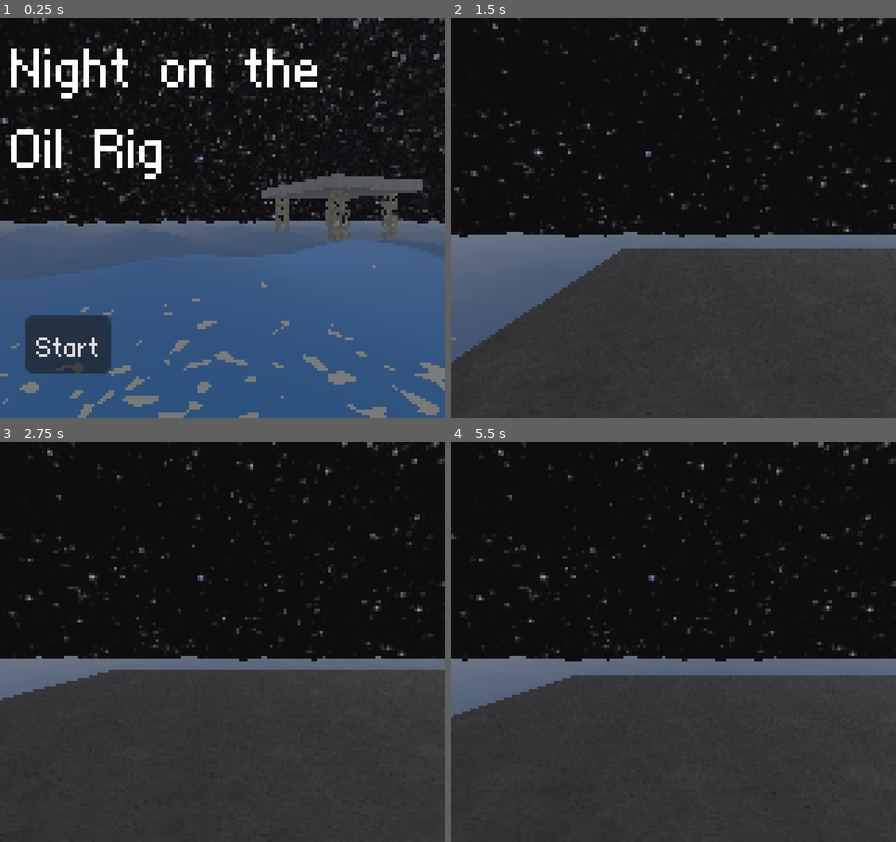
Above: before the commit, frames 1-4 (two rows, left to right).
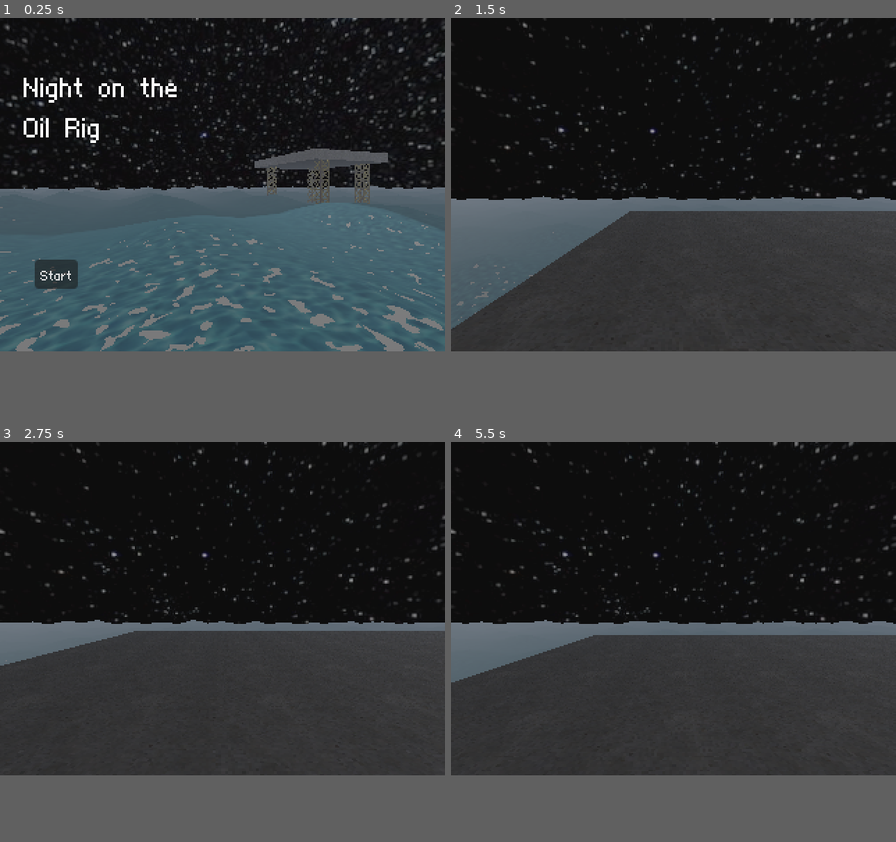
Above: after the commit, the same moments.

Repository: Raccoon-Formality/oil
Game: Godot game, scene res://scenes/world.tscn
Same seed, same stepped clock (60 frames per second), same inputs: the game is played once before the commit and once after it.
Inputs (mouse positions are in pixels of both pictures, inside the frame that each line leads up to):
- Up to frame 1 (0.25 s): no input
- Up to frame 2 (1.5 s): click "Start" at 0.5 s; move the mouse to (771, 198) at 1.27 s; hold Right (ui_right) from 1.28 s (still down)
- Up to frame 3 (2.75 s): move the mouse to (133, 662) at 2.02 s; release Right (ui_right) at 2.03 s; hold Down (ui_down) from 2.03 s (still down)
- Up to frame 4 (5.5 s): move the mouse to (718, 554) at 2.77 s; release Down (ui_down) at 2.78 s; hold Right (ui_right) 2.78-3.53 s; move the mouse to (651, 722) at 3.52 s; hold Up (ui_up) 3.53-4.28 s; move the mouse to (807, 702) at 4.27 s; hold Left (ui_left) from 4.28 s (still down); move the mouse to (540, 582) at 5.02 s
In our replay, the window is 640x576 before the commit and 640x480 after it. These sizes can differ from the game's own. Grey fills any space a smaller window leaves; there, only what the larger window draws over its background counts as a difference.

The runs differ from the first frame. In frame 1, 42% of the frame differs, in the area x 0-100%, y 0-100%; in frame 2, 16%; in frame 3, 15%; in frame 4, 16%.

Commit message:
daddy

Diff:
--- a/project.godot
+++ b/project.godot
@@ -19,8 +19,9 @@
 
 [display]
 
-window/size/viewport_width=160
-window/size/viewport_height=144
+window/size/viewport_width=320
+window/size/viewport_height=240
+window/size/mode=2
 window/stretch/mode="viewport"
 
 [input]
--- a/scenes/world.tscn
+++ b/scenes/world.tscn
@@ -6,6 +6,7 @@
 [ext_resource type="Script" path="res://scripts/player.gd" id="4_8dcdt"]
 [ext_resource type="FontFile" uid="uid://bnpiffg8y85c6" path="res://at01.ttf" id="4_615kh"]
 [ext_resource type="Texture2D" uid="uid://kloo2t2ay5c0" path="res://assets/scafold_small.png" id="4_gb64y"]
+[ext_resource type="Texture2D" uid="uid://c7u78m02m8r2a" path="res://assets/unknown2.png" id="4_isaar"]
 [ext_resource type="Texture2D" uid="uid://dh4fiod8o4lb1" path="res://assets/concrete2_smaller.jpg" id="5_3not1"]
 [ext_resource type="AudioStream" uid="uid://jhkwfsvcx2eu" path="res://assets/waves.wav" id="5_hnpt7"]
 [ext_resource type="Texture2D" uid="uid://dadaf4wtvee2i" path="res://assets/rail.png" id="8_jqje3"]
@@ -47,6 +48,8 @@
 shader = ExtResource("2_p47a0")
 shader_parameter/offset = 0.0
 shader_parameter/amp = 0.33
+shader_parameter/downscale_factor = 3
+shader_parameter/water = ExtResource("4_isaar")
 shader_parameter/noise = SubResource("NoiseTexture2D_nlnfs")
 
 [sub_resource type="PlaneMesh" id="PlaneMesh_lvqvi"]
@@ -235,10 +238,10 @@
 anchors_preset = 15
 anchor_right = 1.0
 anchor_bottom = 1.0
-offset_left = 4.0
-offset_top = -41.0
-offset_right = 4.0
-offset_bottom = -41.0
+offset_left = 17.0
+offset_top = -57.0
+offset_right = 17.0
+offset_bottom = -57.0
 grow_horizontal = 2
 grow_vertical = 2
 theme_override_fonts/font = ExtResource("4_615kh")
@@ -250,10 +253,10 @@
 [node name="Button" type="Button" parent="main_menu/ui_layer/control"]
 texture_filter = 1
 layout_mode = 0
-offset_left = 9.0
-offset_top = 107.0
-offset_right = 40.0
-offset_bottom = 128.0
+offset_left = 25.0
+offset_top = 174.0
+offset_right = 56.0
+offset_bottom = 195.0
 theme_override_fonts/font = ExtResource("4_615kh")
 text = "Start"
 
--- a/shaders/water.gdshader
+++ b/shaders/water.gdshader
@@ -11,9 +11,9 @@
 
 
 uniform float amp: hint_range(0.0, 1.0, 0.01) = 0.1f;
+uniform int downscale_factor = 3;
 
 varying vec3 normal;
-varying vec2 uv;
 float random (vec2 uv2) {
     return fract(sin(dot(uv2.xy,
         vec2(12.9898,78.233))) * 43758.5453123);
@@ -31,7 +31,7 @@
 	float t = cos((UV.y + TIME * 0.005) * TAU * 50.0) * 0.5 +noise_tex.x;
 
 	float t2 =  cos((UV.x-offset + TIME * 0.005) * TAU * 50.0) * 0.5 + 0.5 +noise_tex.x;
-	VERTEX.y += clamp(t * t2* amp,-1.0,1.0);
+	VERTEX.y += round(clamp(t * t2* amp,-1.0,1.0)*20.0)/20.0;
 
 }
 
@@ -47,10 +47,18 @@
 
 	float t2 = cos((UV.x + TIME * 0.1) * TAU * 5.0) * 0.5 + 0.5;
 	//ALPHA = clamp(1.0-UV.y, 0.0, 1.0);
-	vec4 water_tex = texture(water,topdownProject-TIME*0.1);
+
+	//int downscale_factor = int(textureSize(SCREEN_TEXTURE,0).x/downscale_factor);
+
+
+	vec4 water_tex = texture(water,topdownProject*.2-TIME*0.0);
 	vec4 noise_tex = texture(noise,topdownProject*.2+TIME*0.1);
+	ivec2 uv = ivec2(FRAGCOORD.xy / float(downscale_factor));
+	vec4 color = texelFetch(noise,uv * downscale_factor, 0);
+	//vec4 color_tex = texture(color, UV);
+	vec4 fav_color = vec4(0.25,0.62,1.0,1.0);
 
-	vec4 final = mix(vec4(0.25,0.62,1.0,1.0), vec4(1.0), round(noise_tex.x-0.2));
+	vec4 final = mix(water_tex, vec4(1.0), round(noise_tex.x-0.2));
 
 	ALBEDO = clamp(final.rgb,0.0,1.0);
 }
Binary file added: assets/unknown.png
Not shown, added: assets/unknown.png.import
Binary file added: assets/unknown2.png
Not shown, added: assets/unknown2.png.import
Not shown: 1 places in scenes/world.tscn that only renumber resources
